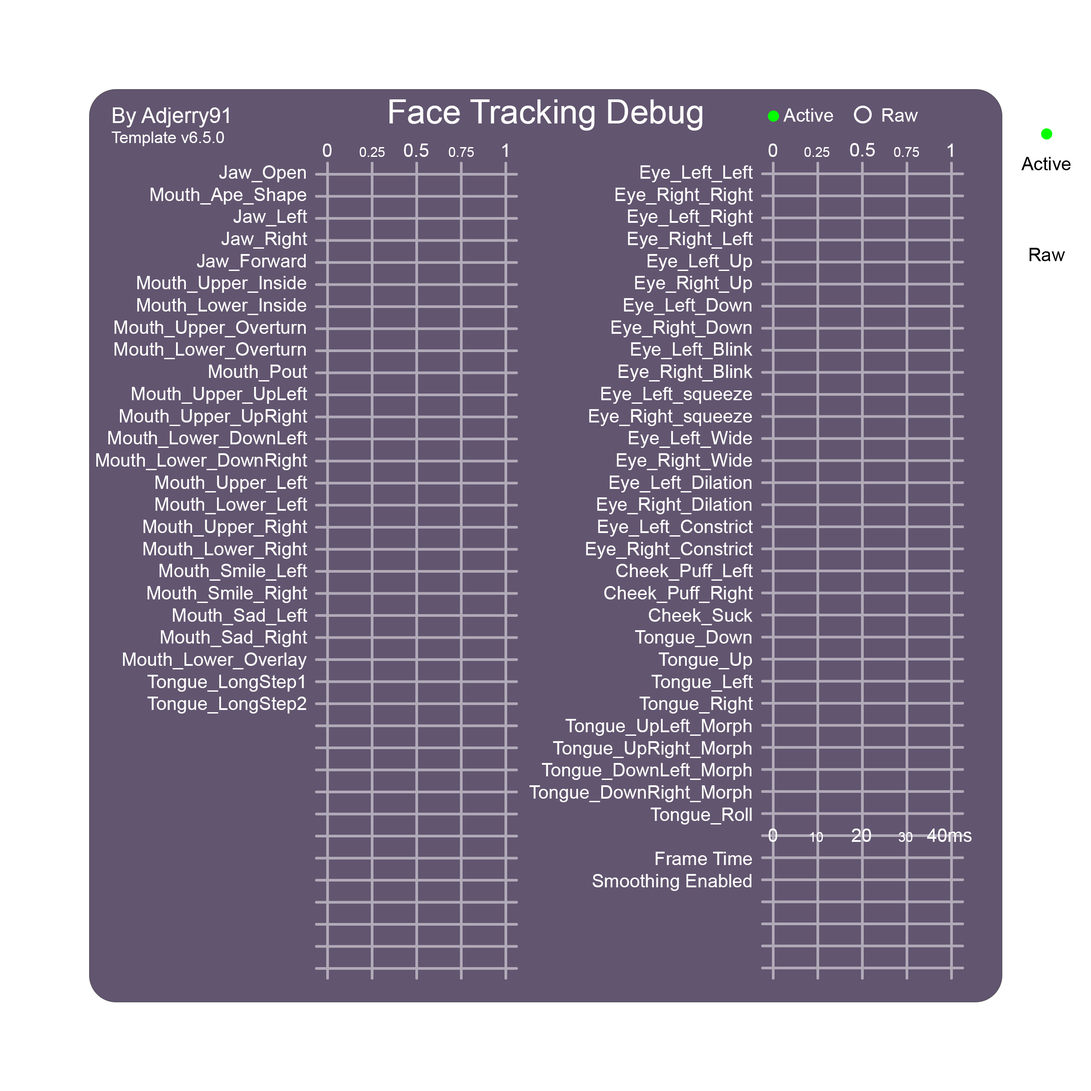
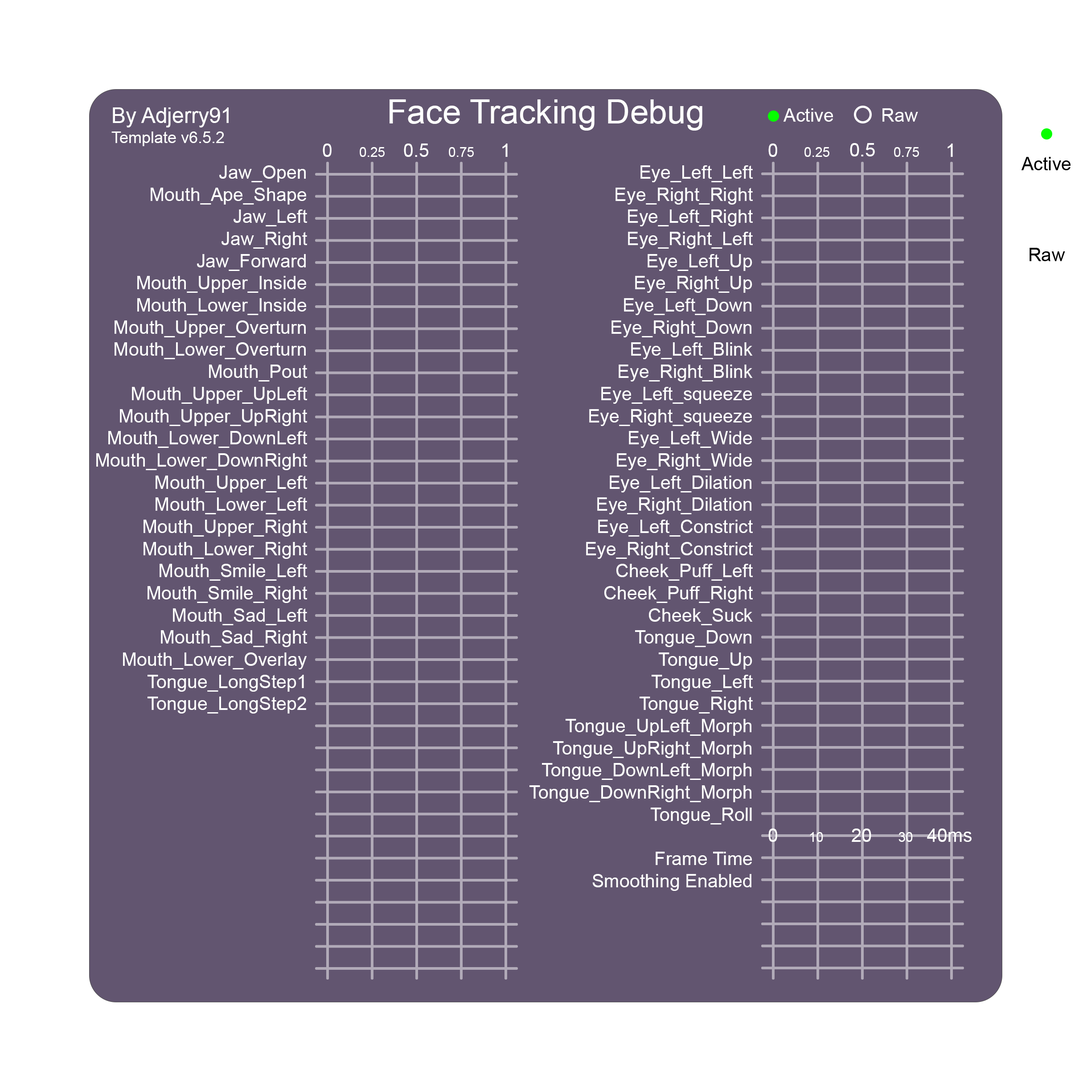
Layer changes from the first 1091px x 1091px image to the second:
painted on "Template Version" over [216, 131, 225, 144]
